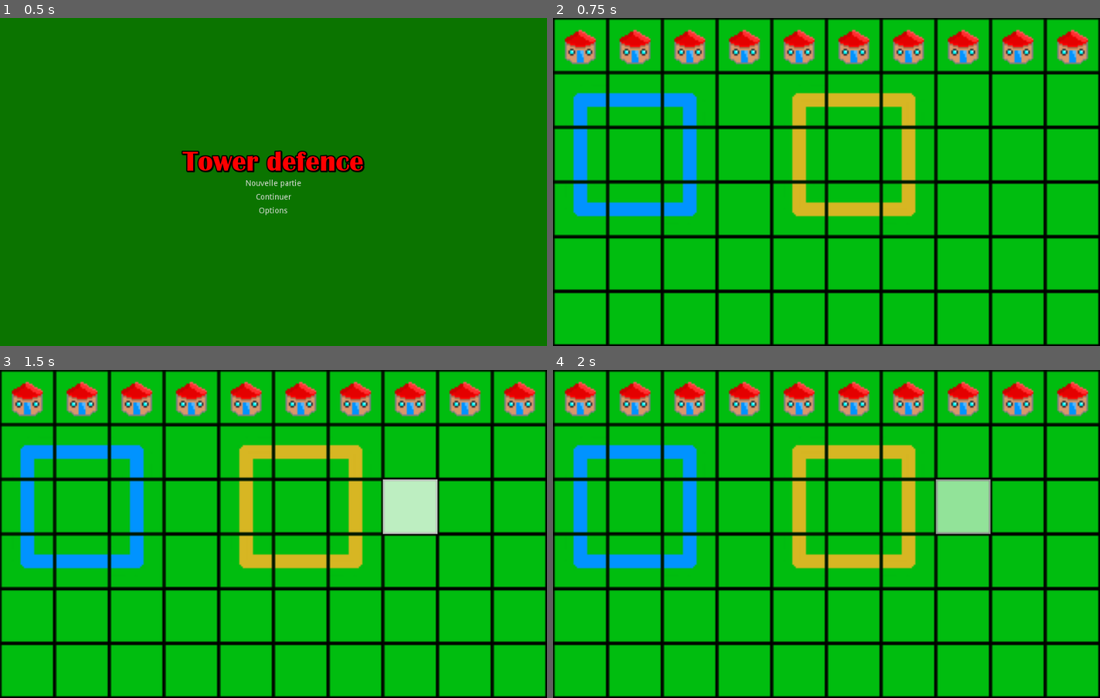
Above: before the commit, frames 1-4 (two rows, left to right).
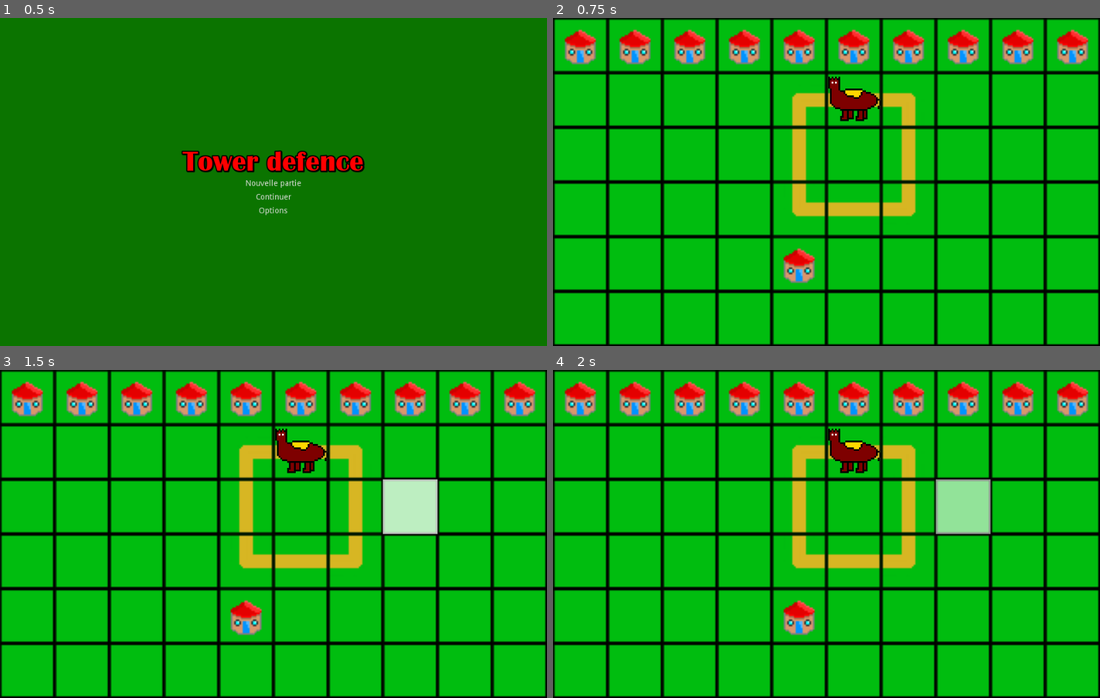
Above: after the commit, the same moments.

Repository: notpolarstar/towerdefence
Game: Godot game, scene res://EcranTitre.tscn
Same seed, same stepped clock (60 frames per second), same inputs: the game is played once before the commit and once after it.
Inputs (mouse positions are in pixels of both pictures, inside the frame that each line leads up to):
- Up to frame 1 (0.5 s): no input
- Up to frame 2 (0.75 s): click "Nouvelle partie" at 0.5 s
- Up to frame 3 (1.5 s): tap Enter at 1.25 s; move the mouse to (393, 517) at 1.27 s; click (393, 517) at 1.42 s
- Up to frame 4 (2 s): no input

Frame 1 is identical in both runs. In frame 2, 4.8% of the frame differs, in the area x 3-60%, y 17-81%; in frame 3, 4.8%; in frame 4, 4.8%.

Commit message:
Add files via upload

Diff:
--- a/towerdefence/partie.tscn
+++ b/towerdefence/partie.tscn
@@ -1,7 +1,71 @@
-[gd_scene load_steps=5 format=2]
+[gd_scene load_steps=27 format=2]
 
 [ext_resource path="res://tileset.png" type="Texture" id=1]
 [ext_resource path="res://select.gd" type="Script" id=2]
+[ext_resource path="res://ennemi.png" type="Texture" id=3]
+
+[sub_resource type="ConvexPolygonShape2D" id=3]
+points = PoolVector2Array( 32, 32, 0, 32, 0, 0, 32, 0 )
+
+[sub_resource type="ConvexPolygonShape2D" id=4]
+points = PoolVector2Array( 0, 0, 32, 0, 32, 32, 0, 32 )
+
+[sub_resource type="ConvexPolygonShape2D" id=5]
+points = PoolVector2Array( 32, 32, 0, 32, 0, 0, 32, 0 )
+
+[sub_resource type="ConvexPolygonShape2D" id=6]
+points = PoolVector2Array( 0, 0, 32, 0, 32, 32, 0, 32 )
+
+[sub_resource type="ConvexPolygonShape2D" id=7]
+points = PoolVector2Array( 32, 32, 0, 32, 0, 0, 32, 0 )
+
+[sub_resource type="ConvexPolygonShape2D" id=8]
+points = PoolVector2Array( 32, 32, 0, 32, 0, 0, 32, 0 )
+
+[sub_resource type="ConvexPolygonShape2D" id=9]
+points = PoolVector2Array( 32, 32, 0, 32, 0, 0, 32, 0 )
+
+[sub_resource type="ConvexPolygonShape2D" id=10]
+points = PoolVector2Array( 32, 32, 0, 32, 0, 0, 32, 0 )
+
+[sub_resource type="ConvexPolygonShape2D" id=11]
+points = PoolVector2Array( 32, 32, 0, 32, 0, 0, 32, 0 )
+
+[sub_resource type="ConvexPolygonShape2D" id=12]
+points = PoolVector2Array( 32, 32, 0, 32, 0, 0, 32, 0 )
+
+[sub_resource type="ConvexPolygonShape2D" id=13]
+points = PoolVector2Array( 32, 32, 0, 32, 0, 0, 32, 0 )
+
+[sub_resource type="ConvexPolygonShape2D" id=14]
+points = PoolVector2Array( 32, 32, 0, 32, 0, 0, 32, 0 )
+
+[sub_resource type="ConvexPolygonShape2D" id=15]
+points = PoolVector2Array( 32, 32, 0, 32, 0, 0, 32, 0 )
+
+[sub_resource type="ConvexPolygonShape2D" id=16]
+points = PoolVector2Array( 32, 32, 0, 32, 0, 0, 32, 0 )
+
+[sub_resource type="ConvexPolygonShape2D" id=17]
+points = PoolVector2Array( 32, 32, 0, 32, 0, 0, 32, 0 )
+
+[sub_resource type="ConvexPolygonShape2D" id=18]
+points = PoolVector2Array( 32, 32, 0, 32, 0, 0, 32, 0 )
+
+[sub_resource type="ConvexPolygonShape2D" id=19]
+points = PoolVector2Array( 32, 32, 0, 32, 0, 0, 32, 0 )
+
+[sub_resource type="ConvexPolygonShape2D" id=20]
+points = PoolVector2Array( 32, 32, 0, 32, 0, 0, 32, 0 )
+
+[sub_resource type="ConvexPolygonShape2D" id=21]
+points = PoolVector2Array( 32, 32, 0, 32, 0, 0, 32, 0 )
+
+[sub_resource type="ConvexPolygonShape2D" id=22]
+points = PoolVector2Array( 32, 32, 0, 32, 0, 0, 32, 0 )
+
+[sub_resource type="ConvexPolygonShape2D" id=23]
+points = PoolVector2Array( 32, 32, 0, 32, 0, 0, 32, 0 )
 
 [sub_resource type="TileSet" id=1]
 0/name = "tileset.png 0"
@@ -14,9 +78,22 @@
 0/navigation_offset = Vector2( 0, 0 )
 0/shape_offset = Vector2( 0, 0 )
 0/shape_transform = Transform2D( 1, 0, 0, 1, 0, 0 )
+0/shape = SubResource( 3 )
 0/shape_one_way = false
-0/shape_one_way_margin = 0.0
-0/shapes = [  ]
+0/shape_one_way_margin = 1.0
+0/shapes = [ {
+"autotile_coord": Vector2( 0, 0 ),
+"one_way": false,
+"one_way_margin": 1.0,
+"shape": SubResource( 3 ),
+"shape_transform": Transform2D( 1, 0, 0, 1, 0, 0 )
+}, {
+"autotile_coord": Vector2( 0, 0 ),
+"one_way": false,
+"one_way_margin": 1.0,
+"shape": SubResource( 4 ),
+"shape_transform": Transform2D( 1, 0, 0, 1, 0, 0 )
+} ]
 0/z_index = 0
 1/name = "tileset.png 1"
 1/texture = ExtResource( 1 )
@@ -140,9 +217,16 @@
 9/navigation_offset = Vector2( 0, 0 )
 9/shape_offset = Vector2( 0, 0 )
 9/shape_transform = Transform2D( 1, 0, 0, 1, 0, 0 )
+9/shape = SubResource( 23 )
 9/shape_one_way = false
-9/shape_one_way_margin = 0.0
-9/shapes = [  ]
+9/shape_one_way_margin = 1.0
+9/shapes = [ {
+"autotile_coord": Vector2( 0, 0 ),
+"one_way": false,
+"one_way_margin": 1.0,
+"shape": SubResource( 23 ),
+"shape_transform": Transform2D( 1, 0, 0, 1, 0, 0 )
+} ]
 9/z_index = 0
 10/name = "tileset.png 10"
 10/texture = ExtResource( 1 )
@@ -238,9 +322,16 @@
 16/navigation_offset = Vector2( 0, 0 )
 16/shape_offset = Vector2( 0, 0 )
 16/shape_transform = Transform2D( 1, 0, 0, 1, 0, 0 )
+16/shape = SubResource( 5 )
 16/shape_one_way = false
-16/shape_one_way_margin = 0.0
-16/shapes = [  ]
+16/shape_one_way_margin = 1.0
+16/shapes = [ {
+"autotile_coord": Vector2( 0, 0 ),
+"one_way": false,
+"one_way_margin": 1.0,
+"shape": SubResource( 5 ),
+"shape_transform": Transform2D( 1, 0, 0, 1, 0, 0 )
+} ]
 16/z_index = 0
 17/name = "tileset.png 17"
 17/texture = ExtResource( 1 )
@@ -270,6 +361,405 @@
 18/shape_one_way_margin = 0.0
 18/shapes = [  ]
 18/z_index = 0
+19/name = "tileset.png 19"
+19/texture = ExtResource( 1 )
+19/tex_offset = Vector2( 0, 0 )
+19/modulate = Color( 1, 1, 1, 1 )
+19/region = Rect2( 0, 0, 32, 32 )
+19/tile_mode = 0
+19/occluder_offset = Vector2( 0, 0 )
+19/navigation_offset = Vector2( 0, 0 )
+19/shape_offset = Vector2( 0, 0 )
+19/shape_transform = Transform2D( 1, 0, 0, 1, 0, 0 )
+19/shape_one_way = false
+19/shape_one_way_margin = 0.0
+19/shapes = [  ]
+19/z_index = 0
+20/name = "tileset.png 20"
+20/texture = ExtResource( 1 )
+20/tex_offset = Vector2( 0, 0 )
+20/modulate = Color( 1, 1, 1, 1 )
+20/region = Rect2( 32, 0, 32, 32 )
+20/tile_mode = 0
+20/occluder_offset = Vector2( 0, 0 )
+20/navigation_offset = Vector2( 0, 0 )
+20/shape_offset = Vector2( 0, 0 )
+20/shape_transform = Transform2D( 1, 0, 0, 1, 0, 0 )
+20/shape = SubResource( 6 )
+20/shape_one_way = false
+20/shape_one_way_margin = 1.0
+20/shapes = [ {
+"autotile_coord": Vector2( 0, 0 ),
+"one_way": false,
+"one_way_margin": 1.0,
+"shape": SubResource( 6 ),
+"shape_transform": Transform2D( 1, 0, 0, 1, 0, 0 )
+} ]
+20/z_index = 0
+21/name = "tileset.png 21"
+21/texture = ExtResource( 1 )
+21/tex_offset = Vector2( 0, 0 )
+21/modulate = Color( 1, 1, 1, 1 )
+21/region = Rect2( 64, 0, 32, 32 )
+21/tile_mode = 0
+21/occluder_offset = Vector2( 0, 0 )
+21/navigation_offset = Vector2( 0, 0 )
+21/shape_offset = Vector2( 0, 0 )
+21/shape_transform = Transform2D( 1, 0, 0, 1, 0, 0 )
+21/shape = SubResource( 7 )
+21/shape_one_way = false
+21/shape_one_way_margin = 1.0
+21/shapes = [ {
+"autotile_coord": Vector2( 0, 0 ),
+"one_way": false,
+"one_way_margin": 1.0,
+"shape": SubResource( 7 ),
+"shape_transform": Transform2D( 1, 0, 0, 1, 0, 0 )
+} ]
+21/z_index = 0
+22/name = "tileset.png 22"
+22/texture = ExtResource( 1 )
+22/tex_offset = Vector2( 0, 0 )
+22/modulate = Color( 1, 1, 1, 1 )
+22/region = Rect2( 96, 0, 32, 32 )
+22/tile_mode = 0
+22/occluder_offset = Vector2( 0, 0 )
+22/navigation_offset = Vector2( 0, 0 )
+22/shape_offset = Vector2( 0, 0 )
+22/shape_transform = Transform2D( 1, 0, 0, 1, 0, 0 )
+22/shape = SubResource( 8 )
+22/shape_one_way = false
+22/shape_one_way_margin = 1.0
+22/shapes = [ {
+"autotile_coord": Vector2( 0, 0 ),
+"one_way": false,
+"one_way_margin": 1.0,
+"shape": SubResource( 8 ),
+"shape_transform": Transform2D( 1, 0, 0, 1, 0, 0 )
+} ]
+22/z_index = 0
+23/name = "tileset.png 23"
+23/texture = ExtResource( 1 )
+23/tex_offset = Vector2( 0, 0 )
+23/modulate = Color( 1, 1, 1, 1 )
+23/region = Rect2( 128, 0, 32, 32 )
+23/tile_mode = 0
+23/occluder_offset = Vector2( 0, 0 )
+23/navigation_offset = Vector2( 0, 0 )
+23/shape_offset = Vector2( 0, 0 )
+23/shape_transform = Transform2D( 1, 0, 0, 1, 0, 0 )
+23/shape = SubResource( 9 )
+23/shape_one_way = false
+23/shape_one_way_margin = 1.0
+23/shapes = [ {
+"autotile_coord": Vector2( 0, 0 ),
+"one_way": false,
+"one_way_margin": 1.0,
+"shape": SubResource( 9 ),
+"shape_transform": Transform2D( 1, 0, 0, 1, 0, 0 )
+} ]
+23/z_index = 0
+24/name = "tileset.png 24"
+24/texture = ExtResource( 1 )
+24/tex_offset = Vector2( 0, 0 )
+24/modulate = Color( 1, 1, 1, 1 )
+24/region = Rect2( 0, 32, 32, 32 )
+24/tile_mode = 0
+24/occluder_offset = Vector2( 0, 0 )
+24/navigation_offset = Vector2( 0, 0 )
+24/shape_offset = Vector2( 0, 0 )
+24/shape_transform = Transform2D( 1, 0, 0, 1, 0, 0 )
+24/shape = SubResource( 10 )
+24/shape_one_way = false
+24/shape_one_way_margin = 1.0
+24/shapes = [ {
+"autotile_coord": Vector2( 0, 0 ),
+"one_way": false,
+"one_way_margin": 1.0,
+"shape": SubResource( 10 ),
+"shape_transform": Transform2D( 1, 0, 0, 1, 0, 0 )
+} ]
+24/z_index = 0
+25/name = "tileset.png 25"
+25/texture = ExtResource( 1 )
+25/tex_offset = Vector2( 0, 0 )
+25/modulate = Color( 1, 1, 1, 1 )
+25/region = Rect2( 32, 32, 32, 32 )
+25/tile_mode = 0
+25/occluder_offset = Vector2( 0, 0 )
+25/navigation_offset = Vector2( 0, 0 )
+25/shape_offset = Vector2( 0, 0 )
+25/shape_transform = Transform2D( 1, 0, 0, 1, 0, 0 )
+25/shape = SubResource( 11 )
+25/shape_one_way = false
+25/shape_one_way_margin = 1.0
+25/shapes = [ {
+"autotile_coord": Vector2( 0, 0 ),
+"one_way": false,
+"one_way_margin": 1.0,
+"shape": SubResource( 11 ),
+"shape_transform": Transform2D( 1, 0, 0, 1, 0, 0 )
+} ]
+25/z_index = 0
+26/name = "tileset.png 26"
+26/texture = ExtResource( 1 )
+26/tex_offset = Vector2( 0, 0 )
+26/modulate = Color( 1, 1, 1, 1 )
+26/region = Rect2( 64, 32, 32, 32 )
+26/tile_mode = 0
+26/occluder_offset = Vector2( 0, 0 )
+26/navigation_offset = Vector2( 0, 0 )
+26/shape_offset = Vector2( 0, 0 )
+26/shape_transform = Transform2D( 1, 0, 0, 1, 0, 0 )
+26/shape = SubResource( 12 )
+26/shape_one_way = false
+26/shape_one_way_margin = 1.0
+26/shapes = [ {
+"autotile_coord": Vector2( 0, 0 ),
+"one_way": false,
+"one_way_margin": 1.0,
+"shape": SubResource( 12 ),
+"shape_transform": Transform2D( 1, 0, 0, 1, 0, 0 )
+} ]
+26/z_index = 0
+27/name = "tileset.png 27"
+27/texture = ExtResource( 1 )
+27/tex_offset = Vector2( 0, 0 )
+27/modulate = Color( 1, 1, 1, 1 )
+27/region = Rect2( 96, 32, 32, 32 )
+27/tile_mode = 0
+27/occluder_offset = Vector2( 0, 0 )
+27/navigation_offset = Vector2( 0, 0 )
+27/shape_offset = Vector2( 0, 0 )
+27/shape_transform = Transform2D( 1, 0, 0, 1, 0, 0 )
+27/shape = SubResource( 13 )
+27/shape_one_way = false
+27/shape_one_way_margin = 1.0
+27/shapes = [ {
+"autotile_coord": Vector2( 0, 0 ),
+"one_way": false,
+"one_way_margin": 1.0,
+"shape": SubResource( 13 ),
+"shape_transform": Transform2D( 1, 0, 0, 1, 0, 0 )
+} ]
+27/z_index = 0
+28/name = "tileset.png 28"
+28/texture = ExtResource( 1 )
+28/tex_offset = Vector2( 0, 0 )
+28/modulate = Color( 1, 1, 1, 1 )
+28/region = Rect2( 0, 64, 32, 32 )
+28/tile_mode = 0
+28/occluder_offset = Vector2( 0, 0 )
+28/navigation_offset = Vector2( 0, 0 )
+28/shape_offset = Vector2( 0, 0 )
+28/shape_transform = Transform2D( 1, 0, 0, 1, 0, 0 )
+28/shape = SubResource( 14 )
+28/shape_one_way = false
+28/shape_one_way_margin = 1.0
+28/shapes = [ {
+"autotile_coord": Vector2( 0, 0 ),
+"one_way": false,
+"one_way_margin": 1.0,
+"shape": SubResource( 14 ),
+"shape_transform": Transform2D( 1, 0, 0, 1, 0, 0 )
+} ]
+28/z_index = 0
+29/name = "tileset.png 29"
+29/texture = ExtResource( 1 )
+29/tex_offset = Vector2( 0, 0 )
+29/modulate = Color( 1, 1, 1, 1 )
+29/region = Rect2( 32, 64, 32, 32 )
+29/tile_mode = 0
+29/occluder_offset = Vector2( 0, 0 )
+29/navigation_offset = Vector2( 0, 0 )
+29/shape_offset = Vector2( 0, 0 )
+29/shape_transform = Transform2D( 1, 0, 0, 1, 0, 0 )
+29/shape = SubResource( 15 )
+29/shape_one_way = false
+29/shape_one_way_margin = 1.0
+29/shapes = [ {
+"autotile_coord": Vector2( 0, 0 ),
+"one_way": false,
+"one_way_margin": 1.0,
+"shape": SubResource( 15 ),
+"shape_transform": Transform2D( 1, 0, 0, 1, 0, 0 )
+} ]
+29/z_index = 0
+30/name = "tileset.png 30"
+30/texture = ExtResource( 1 )
+30/tex_offset = Vector2( 0, 0 )
+30/modulate = Color( 1, 1, 1, 1 )
+30/region = Rect2( 64, 64, 32, 32 )
+30/tile_mode = 0
+30/occluder_offset = Vector2( 0, 0 )
+30/navigation_offset = Vector2( 0, 0 )
+30/shape_offset = Vector2( 0, 0 )
+30/shape_transform = Transform2D( 1, 0, 0, 1, 0, 0 )
+30/shape = SubResource( 16 )
+30/shape_one_way = false
+30/shape_one_way_margin = 1.0
+30/shapes = [ {
+"autotile_coord": Vector2( 0, 0 ),
+"one_way": false,
+"one_way_margin": 1.0,
+"shape": SubResource( 16 ),
+"shape_transform": Transform2D( 1, 0, 0, 1, 0, 0 )
+} ]
+30/z_index = 0
+31/name = "tileset.png 31"
+31/texture = ExtResource( 1 )
+31/tex_offset = Vector2( 0, 0 )
+31/modulate = Color( 1, 1, 1, 1 )
+31/region = Rect2( 96, 64, 32, 32 )
+31/tile_mode = 0
+31/occluder_offset = Vector2( 0, 0 )
+31/navigation_offset = Vector2( 0, 0 )
+31/shape_offset = Vector2( 0, 0 )
+31/shape_transform = Transform2D( 1, 0, 0, 1, 0, 0 )
+31/shape_one_way = false
+31/shape_one_way_margin = 0.0
+31/shapes = [  ]
+31/z_index = 0
+32/name = "tileset.png 32"
+32/texture = ExtResource( 1 )
+32/tex_offset = Vector2( 0, 0 )
+32/modulate = Color( 1, 1, 1, 1 )
+32/region = Rect2( 96, 64, 32, 32 )
+32/tile_mode = 0
+32/occluder_offset = Vector2( 0, 0 )
+32/navigation_offset = Vector2( 0, 0 )
+32/shape_offset = Vector2( 0, 0 )
+32/shape_transform = Transform2D( 1, 0, 0, 1, 0, 0 )
+32/shape = SubResource( 17 )
+32/shape_one_way = false
+32/shape_one_way_margin = 1.0
+32/shapes = [ {
+"autotile_coord": Vector2( 0, 0 ),
+"one_way": false,
+"one_way_margin": 1.0,
+"shape": SubResource( 17 ),
+"shape_transform": Transform2D( 1, 0, 0, 1, 0, 0 )
+} ]
+32/z_index = 0
+33/name = "tileset.png 33"
+33/texture = ExtResource( 1 )
+33/tex_offset = Vector2( 0, 0 )
+33/modulate = Color( 1, 1, 1, 1 )
+33/region = Rect2( 128, 64, 32, 32 )
+33/tile_mode = 0
+33/occluder_offset = Vector2( 0, 0 )
+33/navigation_offset = Vector2( 0, 0 )
+33/shape_offset = Vector2( 0, 0 )
+33/shape_transform = Transform2D( 1, 0, 0, 1, 0, 0 )
+33/shape = SubResource( 18 )
+33/shape_one_way = false
+33/shape_one_way_margin = 1.0
+33/shapes = [ {
+"autotile_coord": Vector2( 0, 0 ),
+"one_way": false,
+"one_way_margin": 1.0,
+"shape": SubResource( 18 ),
+"shape_transform": Transform2D( 1, 0, 0, 1, 0, 0 )
+} ]
+33/z_index = 0
+34/name = "tileset.png 34"
+34/texture = ExtResource( 1 )
+34/tex_offset = Vector2( 0, 0 )
+34/modulate = Color( 1, 1, 1, 1 )
+34/region = Rect2( 0, 96, 32, 32 )
+34/tile_mode = 0
+34/occluder_offset = Vector2( 0, 0 )
+34/navigation_offset = Vector2( 0, 0 )
+34/shape_offset = Vector2( 0, 0 )
+34/shape_transform = Transform2D( 1, 0, 0, 1, 0, 0 )
+34/shape = SubResource( 19 )
+34/shape_one_way = false
+34/shape_one_way_margin = 1.0
+34/shapes = [ {
+"autotile_coord": Vector2( 0, 0 ),
+"one_way": false,
+"one_way_margin": 1.0,
+"shape": SubResource( 19 ),
+"shape_transform": Transform2D( 1, 0, 0, 1, 0, 0 )
+} ]
+34/z_index = 0
+35/name = "tileset.png 35"
+35/texture = ExtResource( 1 )
+35/tex_offset = Vector2( 0, 0 )
+35/modulate = Color( 1, 1, 1, 1 )
+35/region = Rect2( 32, 96, 32, 32 )
+35/tile_mode = 0
+35/occluder_offset = Vector2( 0, 0 )
+35/navigation_offset = Vector2( 0, 0 )
+35/shape_offset = Vector2( 0, 0 )
+35/shape_transform = Transform2D( 1, 0, 0, 1, 0, 0 )
+35/shape = SubResource( 20 )
+35/shape_one_way = false
+35/shape_one_way_margin = 1.0
+35/shapes = [ {
+"autotile_coord": Vector2( 0, 0 ),
+"one_way": false,
+"one_way_margin": 1.0,
+"shape": SubResource( 20 ),
+"shape_transform": Transform2D( 1, 0, 0, 1, 0, 0 )
+} ]
+35/z_index = 0
+36/name = "tileset.png 36"
+36/texture = ExtResource( 1 )
+36/tex_offset = Vector2( 0, 0 )
+36/modulate = Color( 1, 1, 1, 1 )
+36/region = Rect2( 32, 96, 32, 32 )
+36/tile_mode = 0
+36/occluder_offset = Vector2( 0, 0 )
+36/navigation_offset = Vector2( 0, 0 )
+36/shape_offset = Vector2( 0, 0 )
+36/shape_transform = Transform2D( 1, 0, 0, 1, 0, 0 )
+36/shape_one_way = false
+36/shape_one_way_margin = 0.0
+36/shapes = [  ]
+36/z_index = 0
+37/name = "tileset.png 37"
+37/texture = ExtResource( 1 )
+37/tex_offset = Vector2( 0, 0 )
+37/modulate = Color( 1, 1, 1, 1 )
+37/region = Rect2( 96, 96, 32, 32 )
+37/tile_mode = 0
+37/occluder_offset = Vector2( 0, 0 )
+37/navigation_offset = Vector2( 0, 0 )
+37/shape_offset = Vector2( 0, 0 )
+37/shape_transform = Transform2D( 1, 0, 0, 1, 0, 0 )
+37/shape = SubResource( 21 )
+37/shape_one_way = false
+37/shape_one_way_margin = 1.0
+37/shapes = [ {
+"autotile_coord": Vector2( 0, 0 ),
+"one_way": false,
+"one_way_margin": 1.0,
+"shape": SubResource( 21 ),
+"shape_transform": Transform2D( 1, 0, 0, 1, 0, 0 )
+} ]
+37/z_index = 0
+38/name = "tileset.png 38"
+38/texture = ExtResource( 1 )
+38/tex_offset = Vector2( 0, 0 )
+38/modulate = Color( 1, 1, 1, 1 )
+38/region = Rect2( 128, 96, 32, 32 )
+38/tile_mode = 0
+38/occluder_offset = Vector2( 0, 0 )
+38/navigation_offset = Vector2( 0, 0 )
+38/shape_offset = Vector2( 0, 0 )
+38/shape_transform = Transform2D( 1, 0, 0, 1, 0, 0 )
+38/shape = SubResource( 22 )
+38/shape_one_way = false
+38/shape_one_way_margin = 1.0
+38/shapes = [ {
+"autotile_coord": Vector2( 0, 0 ),
+"one_way": false,
+"one_way_margin": 1.0,
+"shape": SubResource( 22 ),
+"shape_transform": Transform2D( 1, 0, 0, 1, 0, 0 )
+} ]
+38/z_index = 0
 
 [sub_resource type="RectangleShape2D" id=2]
 extents = Vector2( 48, 48 )
@@ -288,7 +778,12 @@
 cell_size = Vector2( 32, 32 )
 centered_textures = true
 format = 1
-tile_data = PoolIntArray( 0, 0, 0, 1, 0, 0, 2, 0, 0, 3, 0, 0, 4, 0, 0, 5, 0, 0, 6, 0, 0, 7, 0, 0, 8, 0, 0, 9, 0, 0, 65536, 9, 0, 65537, 16, 0, 65538, 10, 0, 65539, 8, 0, 65540, 6, 0, 65541, 4, 0, 65542, 7, 0, 65543, 8, 0, 65544, 8, 0, 65545, 8, 0, 131072, 17, 0, 131073, 8, 0, 131074, 17, 0, 131075, 8, 0, 131076, 5, 0, 131077, 8, 0, 131078, 5, 0, 131079, 8, 0, 131080, 8, 0, 131081, 8, 0, 196608, 14, 0, 196609, 16, 0, 196610, 15, 0, 196611, 8, 0, 196612, 11, 0, 196613, 4, 0, 196614, 12, 0, 196615, 8, 0, 196616, 8, 0, 196617, 8, 0, 262144, 8, 0, 262145, 8, 0, 262146, 8, 0, 262147, 8, 0, 262148, 8, 0, 262149, 8, 0, 262150, 8, 0, 262151, …(175 unchanged characters)…
+tile_data = PoolIntArray( 0, 0, 0, 1, 0, 0, 2, 0, 0, 3, 0, 0, 4, 0, 0, 5, 0, 0, 6, 0, 0, 7, 0, 0, 8, 0, 0, 9, 0, 0, 65536, 8, 0, 65537, 8, 0, 65538, 8, 0, 65539, 8, 0, 65540, 26, 0, 65541, 24, 0, 65542, 27, 0, 65543, 8, 0, 65544, 8, 0, 65545, 8, 0, 131072, 8, 0, 131073, 8, 0, 131074, 8, 0, 131075, 8, 0, 131076, 25, 0, 131077, 8, 0, 131078, 25, 0, 131079, 8, 0, 131080, 8, 0, 131081, 8, 0, 196608, 8, 0, 196609, 8, 0, 196610, 8, 0, 196611, 8, 0, 196612, 30, 0, 196613, 24, 0, 196614, 32, 0, 196615, 8, 0, 196616, 8, 0, 196617, 8, 0, 262144, 8, 0, 262145, 8, 0, 262146, 8, 0, 262147, 8, 0, 262148, 19, 0, 262149, 8, 0, 262150, 8, 0, 262151, …(175 unchanged characters)…
+
+[node name="Ennemi" type="Sprite" parent="."]
+position = Vector2( 528, 145 )
+scale = Vector2( 3, 3 )
+texture = ExtResource( 3 )
 
 [node name="Tween" type="Tween" parent="."]
 repeat = true
Binary file added: towerdefence/ennemi.png
Not shown, added: towerdefence/ennemi.png.import
